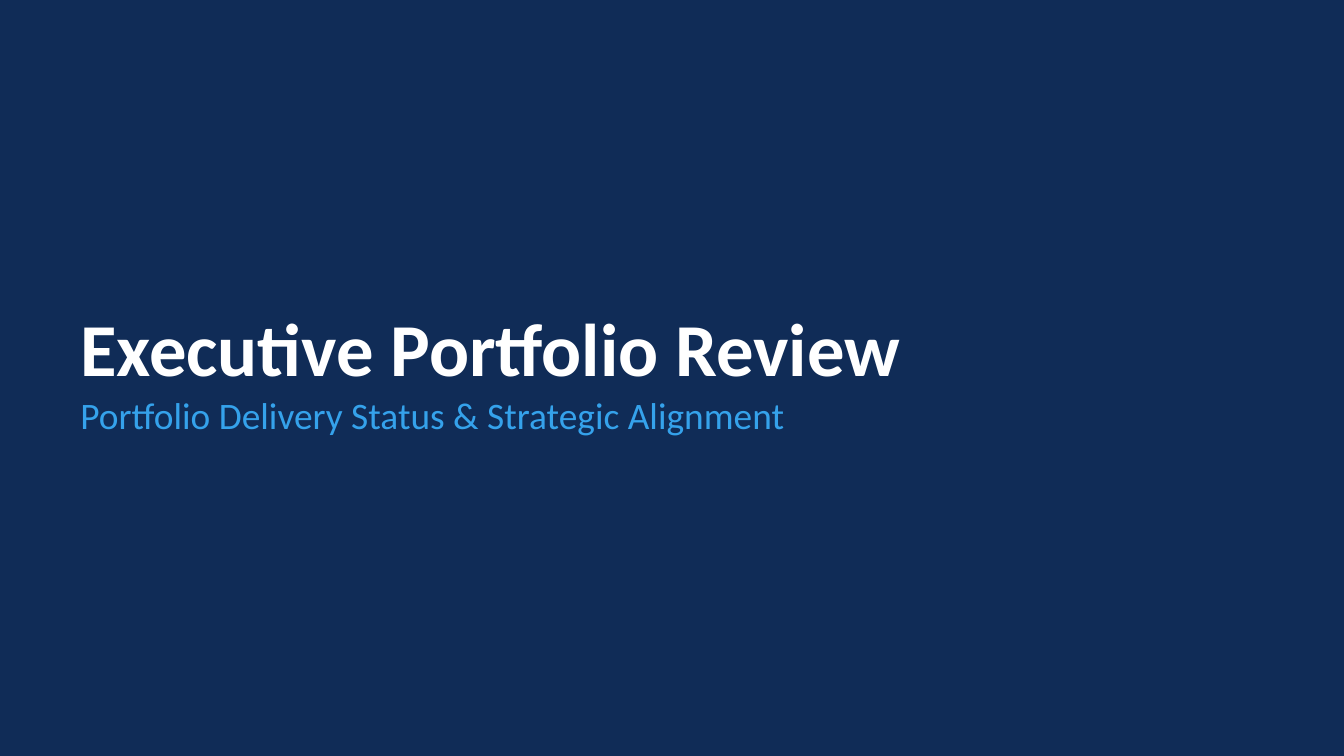
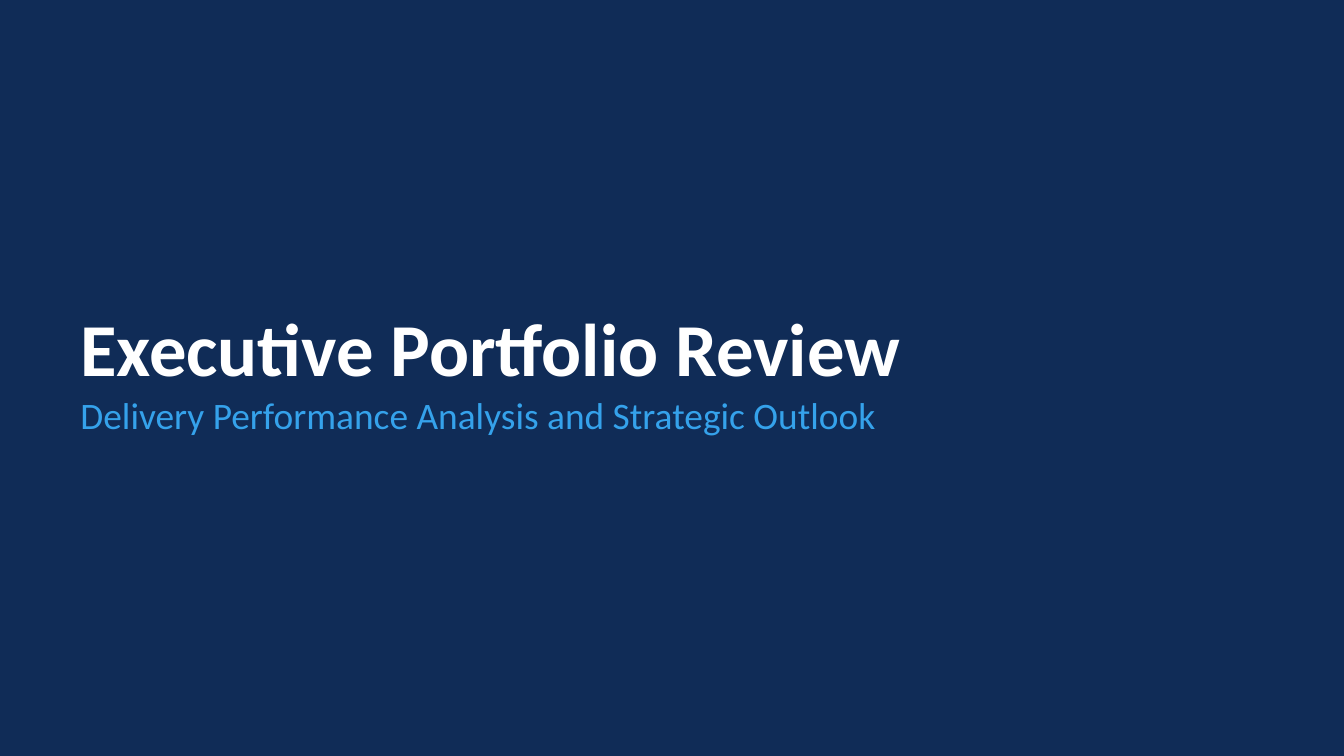
Before and after one commit to Faiz1314/project-health-agent1, a slide deck: slide 1 of outputs/Monthly_Executive_Report.pptx. Drawn at 1344x756 pixels with LibreOffice and Linux fonts; fonts in the diff are those of the drawing. Boxes give left, top, right and bottom in pixels: in the first picture for what was removed or moved away, otherwise in the second. Text is boxed around its words. In the diff, an @@ line names an element or a change of style, - is before the commit and + after.

Commit message:
feat: add Team Velocity and Stakeholder Sentiment as 5th and 6th health indicators
- New src/detr/sentiment.py: AI-powered NLP sentiment analysis via Gemini
- New src/detr/velocity.py: Task throughput scoring with team size adjustment
- Updated weights: schedule 20%, budget 20%, milestone 15%, blockers 20%, sentiment 15%, velocity 10%
- Updated all sample data files with stakeholderFeedback and velocity fields
- Updated RAG_Methodology.md to document all 6 indicators
- Fixed JSON parser in generate_presentation.py for robustness
- Regenerated all batch outputs and monthly presentation

```diff
--- a/outputs/Monthly_Executive_Report.pptx
+++ b/outputs/Monthly_Executive_Report.pptx
@@ text at <box>80,403,875,436</box>: text changed @@
-Portfolio Delivery Status & Strategic Alignment
+Delivery Performance Analysis and Strategic Outlook
```
Also in this commit, not shown: 5 other slides changed, 16 other files.
